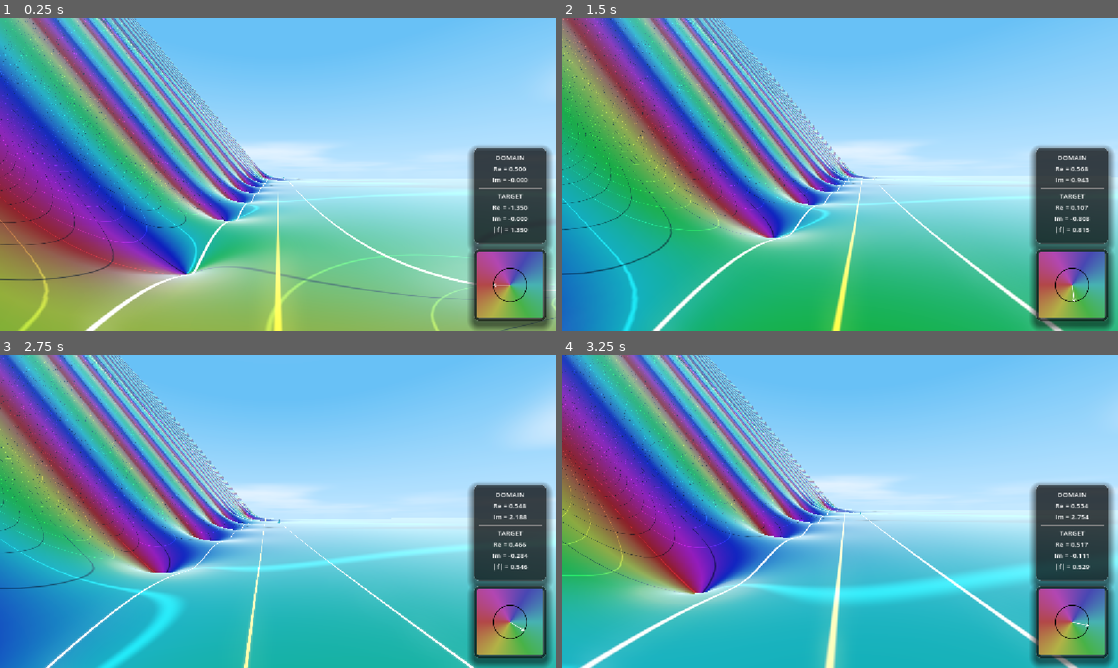
Above: before the commit, frames 1-4 (two rows, left to right).
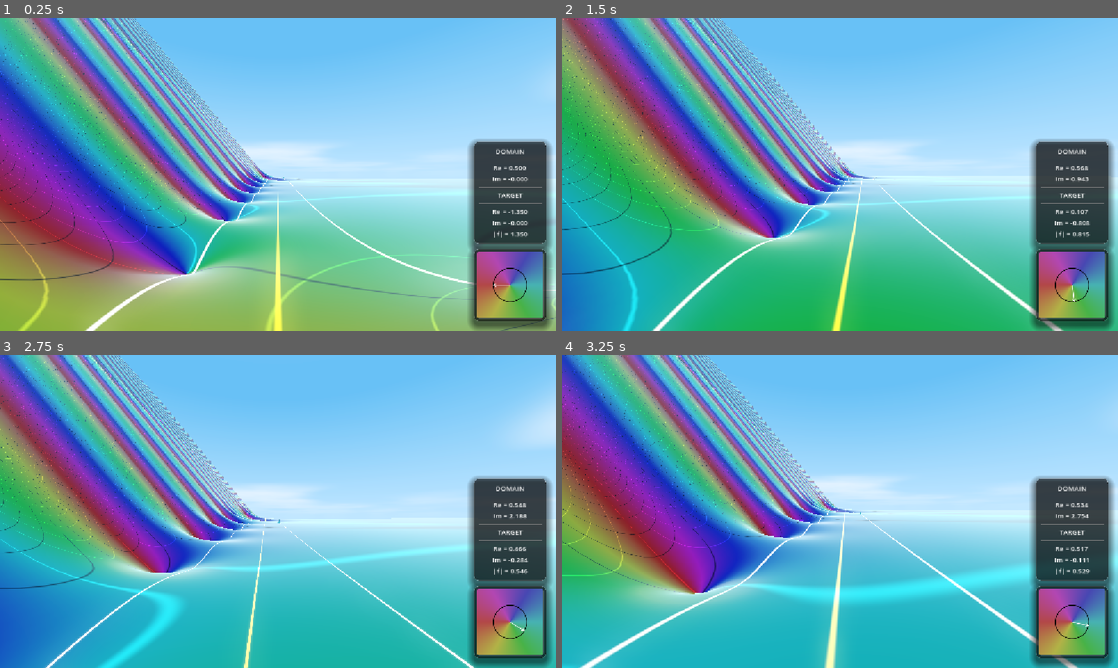
Above: after the commit, the same moments.

Repository: allanino/complex-functions-explorer
Game: Godot game, scene res://scenes/main.tscn
Same seed, same stepped clock (60 frames per second), same inputs: the game is played once before the commit and once after it.
Inputs (mouse positions are in pixels of both pictures, inside the frame that each line leads up to):
- Up to frame 1 (0.25 s): no input
- Up to frame 2 (1.5 s): tap Enter at 0.5 s; move the mouse to (867, 174) at 0.52 s; hold W (move_forward) from 0.53 s (still down); tap G at 0.6 s; tap Space at 0.77 s; move the mouse to (812, 174) at 1.27 s; tap N at 1.35 s
- Up to frame 3 (2.75 s): keep holding W (move_forward); tap Space at 1.52 s; move the mouse to (289, 505) at 2.02 s; tap C at 2.1 s
- Up to frame 4 (3.25 s): keep holding W (move_forward); move the mouse to (834, 517) at 2.77 s; tap Shift at 2.85 s; tap Space at 3.02 s

The runs differ from the first frame. In frame 1, 1.1% of the frame differs, in the area x 84-100%, y 38-71%; in frame 2, 1.1%; in frame 3, 1.1%; in frame 4, 1.1%.

Commit message:
fix: add horizontal separators and static titles to InfoPanel
- Split Domain and Target labels into static titles and dynamic data.
- Added HSeparator nodes after DOMAIN and TARGET headings.
- Added an HSeparator between the Domain and Target groups for better visual clarity.
- Updated scripts/hud.gd to remove heading strings from dynamic label updates.

Co-authored-by: allanino <5325241+allanino@users.noreply.github.com>

Diff:
--- a/scenes/hud.tscn
+++ b/scenes/hud.tscn
@@ -218,7 +218,7 @@
 anchor_right = 1.0
 anchor_bottom = 1.0
 offset_left = -170.0
-offset_top = -170.0
+offset_top = -630.0
 offset_right = -20.0
 offset_bottom = -20.0
 grow_horizontal = 0
@@ -297,22 +297,38 @@
 layout_mode = 2
 theme_override_constants/separation = 5
 
+[node name="DomainTitle" type="Label" parent="Control/HUDStack/InfoPanel/MarginContainer/VBox"]
+layout_mode = 2
+theme_override_font_sizes/font_size = 14
+text = "DOMAIN"
+horizontal_alignment = 1
+
+[node name="HSeparator" type="HSeparator" parent="Control/HUDStack/InfoPanel/MarginContainer/VBox"]
+layout_mode = 2
+
 [node name="DomainLabel" type="Label" parent="Control/HUDStack/InfoPanel/MarginContainer/VBox"]
 layout_mode = 2
 theme_override_font_sizes/font_size = 14
-text = "DOMAIN
-Re = 0.000
+text = "Re = 0.000
 Im = 0.000"
 horizontal_alignment = 1
 
-[node name="HSeparator" type="HSeparator" parent="Control/HUDStack/InfoPanel/MarginContainer/VBox"]
+[node name="HSeparator2" type="HSeparator" parent="Control/HUDStack/InfoPanel/MarginContainer/VBox"]
+layout_mode = 2
+
+[node name="TargetTitle" type="Label" parent="Control/HUDStack/InfoPanel/MarginContainer/VBox"]
+layout_mode = 2
+theme_override_font_sizes/font_size = 14
+text = "TARGET"
+horizontal_alignment = 1
+
+[node name="HSeparator3" type="HSeparator" parent="Control/HUDStack/InfoPanel/MarginContainer/VBox"]
 layout_mode = 2
 
 [node name="TargetLabel" type="Label" parent="Control/HUDStack/InfoPanel/MarginContainer/VBox"]
 layout_mode = 2
 theme_override_font_sizes/font_size = 14
-text = "TARGET
-Re = 0.000
+text = "Re = 0.000
 Im = 0.000
 |f| = 0.000"
 horizontal_alignment = 1
--- a/scripts/hud.gd
+++ b/scripts/hud.gd
@@ -255,8 +255,8 @@
 	material.set_shader_parameter("current_f", f)
 	material.set_shader_parameter("scale", current_scale)
 
-	domain_label.text = "DOMAIN\nRe = %.3f\nIm = %.3f" % [x * 0.1, -z * 0.1]
-	target_label.text = "TARGET\nRe = %.3f\nIm = %.3f\n|f| = %.3f" % [f.x, f.y, f.length()]
+	domain_label.text = "Re = %.3f\nIm = %.3f" % [x * 0.1, -z * 0.1]
+	target_label.text = "Re = %.3f\nIm = %.3f\n|f| = %.3f" % [f.x, f.y, f.length()]
 
 	complex_panel.visible = Field.show_hud_complex
 	info_panel.visible = Field.show_hud_navigation
